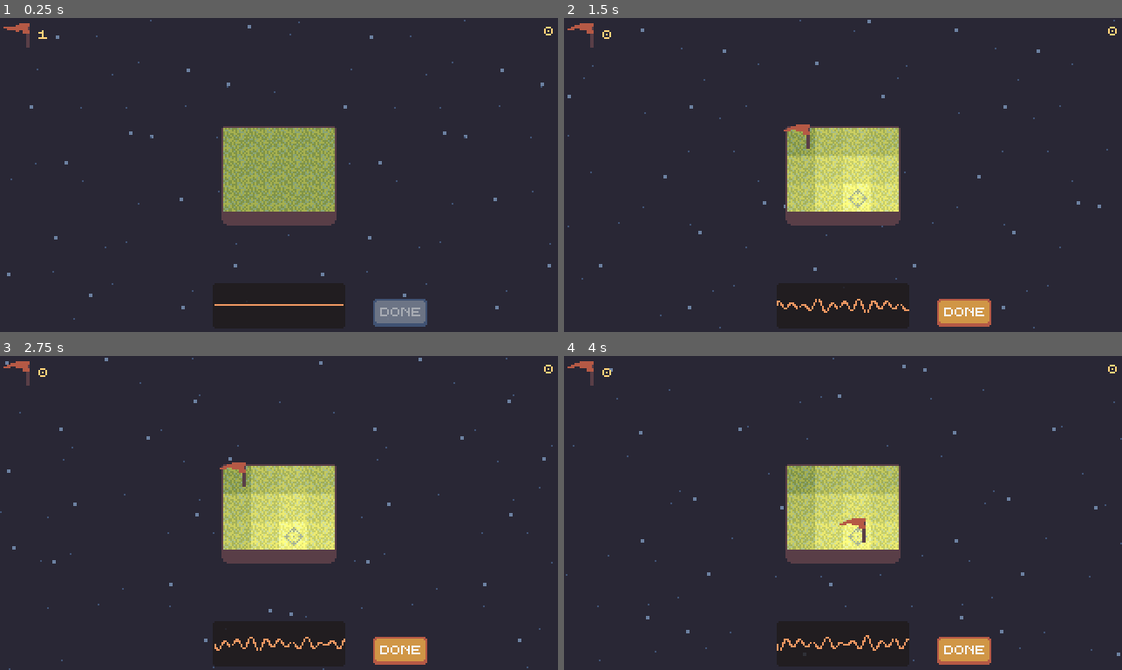
Above: before the commit, frames 1-4 (two rows, left to right).
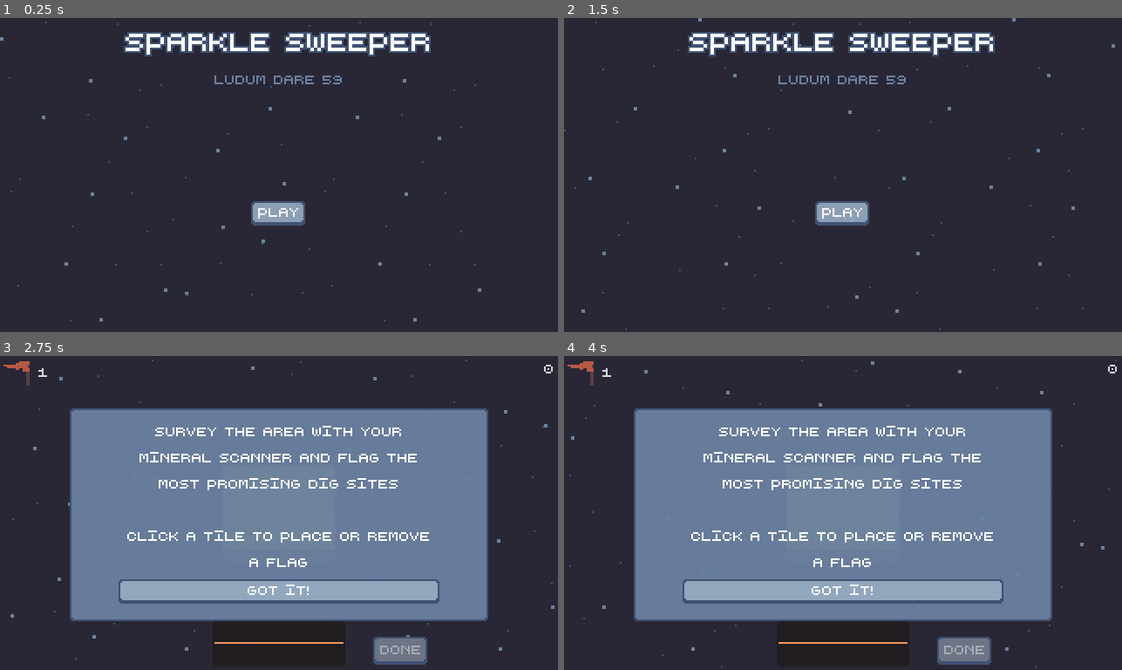
Above: after the commit, the same moments.

Repository: baconsaur/ludum-dare-59
Game: Godot game, scene res://ui/scenes/main_menu.tscn
The game is run twice, just before and just after one commit, with the same random seed, the same clock (stepped at 60 frames per second) and the same inputs. Before the commit the project starts from res://scenes/game.tscn.
Inputs (mouse positions are in pixels of both pictures, inside the frame that each line leads up to):
- Up to frame 1 (0.25 s): no input
- Up to frame 2 (1.5 s): click (798, 140) at 0.5 s, where only the run before the commit has a clickable "2"; click (854, 196) at 1.25 s, where only the run before the commit has a clickable "1"
- Up to frame 3 (2.75 s): click (279, 550) at 2 s, where only the run after the commit has a clickable "Play"
- Up to frame 4 (4 s): click "2" at 2.75 s; click "1" at 3.5 s

The runs differ from the first frame. In frame 1, 11% of the frame differs, in the area x 0-100%, y 0-99%; in frame 2, 12%; in frame 3, 52%, in the area x 0-100%, y 0-100%; in frame 4, 52%.

Commit message:
Finishing touches?

Diff:
--- a/project.godot
+++ b/project.godot
@@ -10,8 +10,8 @@
 
 [application]
 
-config/name="Ludum Dare 59"
-run/main_scene="uid://dr8bc8vbn4ju"
+config/name="Sparkle Sweeper"
+run/main_scene="uid://cdceaenvnjnfy"
 config/features=PackedStringArray("4.5", "GL Compatibility")
 boot_splash/fullsize=false
 boot_splash/use_filter=false
--- a/scenes/game.tscn
+++ b/scenes/game.tscn
@@ -15,6 +15,7 @@
 [ext_resource type="Texture2D" uid="uid://dk4rr68lc24r" path="res://sprites/flag3.png" id="9_trtic"]
 [ext_resource type="Texture2D" uid="uid://4lcaa6xpead" path="res://sprites/flag4.png" id="10_ir15t"]
 [ext_resource type="Texture2D" uid="uid://bcr83wdlghdoa" path="res://sprites/flag5.png" id="11_ca42v"]
+[ext_resource type="AudioStream" uid="uid://ci232xjop3cin" path="res://sound/bgm.wav" id="16_ca42v"]
 
 [sub_resource type="StyleBoxFlat" id="StyleBoxFlat_u5sy4"]
 content_margin_left = 0.0
@@ -90,6 +91,25 @@
 expand_margin_bottom = 1.0
 anti_aliasing = false
 
+[sub_resource type="StyleBoxFlat" id="StyleBoxFlat_ca42v"]
+content_margin_left = 0.0
+content_margin_top = 0.0
+content_margin_right = 0.0
+content_margin_bottom = 0.0
+bg_color = Color(0.42209998, 0.50525993, 0.63, 0.9372549)
+border_width_left = 1
+border_width_top = 1
+border_width_right = 1
+border_width_bottom = 1
+border_color = Color(0.2509804, 0.32156864, 0.4509804, 1)
+corner_radius_top_left = 3
+corner_radius_top_right = 3
+corner_radius_bottom_right = 3
+corner_radius_bottom_left = 3
+corner_detail = 5
+expand_margin_bottom = 2.0
+anti_aliasing = false
+
 [node name="Game" type="Node2D"]
 script = ExtResource("1_lnu2h")
 
@@ -127,6 +147,7 @@
 [node name="MapContainer" parent="HUD" instance=ExtResource("4_iywne")]
 
 [node name="Scanner" type="MarginContainer" parent="HUD"]
+z_index = 2
 anchors_preset = 7
 anchor_left = 0.5
 anchor_top = 1.0
@@ -139,6 +160,7 @@
 grow_vertical = 0
 size_flags_horizontal = 4
 size_flags_vertical = 8
+mouse_filter = 2
 theme_override_constants/margin_left = 2
 theme_override_constants/margin_top = 2
 theme_override_constants/margin_right = 2
@@ -147,6 +169,7 @@
 [node name="ScanDisplay" type="Panel" parent="HUD/Scanner"]
 clip_contents = true
 layout_mode = 2
+mouse_filter = 2
 theme_override_styles/panel = SubResource("StyleBoxFlat_u5sy4")
 
 [node name="ScanSignals" type="Line2D" parent="HUD/Scanner/ScanDisplay"]
@@ -176,7 +199,7 @@
 autoplay = "wave"
 
 [node name="FlagCount" type="Label" parent="HUD/MarginContainer/Flags"]
-self_modulate = Color(0.99215686, 0.81960785, 0.4745098, 1)
+self_modulate = Color(0.8352941, 0.8392157, 0.85882354, 1)
 layout_mode = 2
 size_flags_horizontal = 4
 theme_override_font_sizes/font_size = 5
@@ -206,6 +229,8 @@
 icon_alignment = 2
 
 [node name="NextLevelPrompt" type="MarginContainer" parent="HUD"]
+visible = false
+z_index = 2
 custom_minimum_size = Vector2(100, 42)
 anchors_preset = 5
 anchor_left = 0.5
@@ -245,6 +270,7 @@
 
 [node name="FailedLevelPrompt" type="MarginContainer" parent="HUD"]
 visible = false
+z_index = 2
 anchors_preset = 5
 anchor_left = 0.5
 anchor_right = 0.5
@@ -280,6 +306,7 @@
 
 [node name="EndGamePrompt" type="CenterContainer" parent="HUD"]
 visible = false
+z_index = 2
 anchors_preset = 8
 anchor_left = 0.5
 anchor_top = 0.5
@@ -297,6 +324,7 @@
 [node name="Panel" type="Panel" parent="HUD/EndGamePrompt"]
 custom_minimum_size = Vector2(240, 120)
 layout_mode = 2
+theme_override_styles/panel = SubResource("StyleBoxFlat_ca42v")
 
 [node name="VBoxContainer" type="VBoxContainer" parent="HUD/EndGamePrompt"]
 layout_mode = 2
@@ -310,6 +338,44 @@
 [node name="EndGame" type="Button" parent="HUD/EndGamePrompt/VBoxContainer"]
 layout_mode = 2
 text = "Play Again"
+
+[node name="StartingPrompt" type="CenterContainer" parent="HUD"]
+z_index = 2
+anchors_preset = 8
+anchor_left = 0.5
+anchor_top = 0.5
+anchor_right = 0.5
+anchor_bottom = 0.5
+offset_left = -120.0
+offset_top = -60.0
+offset_right = 120.0
+offset_bottom = 60.0
+grow_horizontal = 2
+grow_vertical = 2
+mouse_filter = 0
+
+[node name="Panel" type="Panel" parent="HUD/StartingPrompt"]
+custom_minimum_size = Vector2(240, 120)
+layout_mode = 2
+theme_override_styles/panel = SubResource("StyleBoxFlat_ca42v")
+
+[node name="VBoxContainer" type="VBoxContainer" parent="HUD/StartingPrompt"]
+layout_mode = 2
+
+[node name="Instructions" type="Label" parent="HUD/StartingPrompt/VBoxContainer"]
+custom_minimum_size = Vector2(180, 0)
+layout_mode = 2
+theme_override_font_sizes/font_size = 5
+text = "Survey the area with your mineral scanner and flag the most promising dig sites
+
+Click a tile to place or remove a flag"
+horizontal_alignment = 1
+vertical_alignment = 1
+autowrap_mode = 2
+
+[node name="StartGame" type="Button" parent="HUD/StartingPrompt/VBoxContainer"]
+layout_mode = 2
+text = "Got it!"
 
 [node name="Stats" type="MarginContainer" parent="HUD"]
 anchors_preset = 1
@@ -324,7 +390,7 @@
 theme_override_constants/margin_bottom = 2
 
 [node name="Score" type="Label" parent="HUD/Stats"]
-self_modulate = Color(0.99215686, 0.81960785, 0.4745098, 1)
+self_modulate = Color(0.8352941, 0.8392157, 0.85882354, 1)
 layout_mode = 2
 size_flags_horizontal = 8
 theme_override_font_sizes/font_size = 5
@@ -332,7 +398,15 @@
 horizontal_alignment = 2
 vertical_alignment = 1
 
+[node name="AudioStreamPlayer" type="AudioStreamPlayer" parent="."]
+process_mode = 3
+stream = ExtResource("16_ca42v")
+volume_db = -1.0
+autoplay = true
+bus = &"Music"
+
 [connection signal="pressed" from="HUD/LevelEndPrompt/EndLevel" to="." method="_on_end_level_pressed"]
 [connection signal="pressed" from="HUD/NextLevelPrompt/VBoxContainer/Continue" to="." method="_on_continue_pressed"]
 [connection signal="pressed" from="HUD/FailedLevelPrompt/VBoxContainer/Retry" to="." method="_on_retry_pressed"]
 [connection signal="pressed" from="HUD/EndGamePrompt/VBoxContainer/EndGame" to="." method="_on_end_game_pressed"]
+[connection signal="pressed" from="HUD/StartingPrompt/VBoxContainer/StartGame" to="." method="_on_start_game_pressed"]
--- a/scenes/tile.tscn
+++ b/scenes/tile.tscn
@@ -197,7 +197,7 @@
 
 [node name="Flag" type="TextureRect" parent="."]
 visible = false
-z_index = 2
+z_index = 1
 layout_mode = 1
 anchors_preset = 8
 anchor_left = 0.5
--- a/scripts/game_controller.gd
+++ b/scripts/game_controller.gd
@@ -6,6 +6,7 @@
 @onready var map = $HUD/MapContainer/Map
 @onready var scan_line = $HUD/Scanner/ScanDisplay/ScanSignals
 @onready var flag_display = $HUD/MarginContainer/Flags/FlagCount
+@onready var start_prompt = $HUD/StartingPrompt
 @onready var end_level_prompt = $HUD/LevelEndPrompt
 @onready var end_level_button = $HUD/LevelEndPrompt/EndLevel
 @onready var next_level_prompt = $HUD/NextLevelPrompt
@@ -119,3 +120,6 @@
 func _on_retry_pressed() -> void:
 	failed_level_prompt.visible = false
 	SceneManager.transition_before(init_map)
+
+func _on_start_game_pressed() -> void:
+	start_prompt.queue_free()
--- a/ui/scenes/main_menu.tscn
+++ b/ui/scenes/main_menu.tscn
@@ -1,9 +1,37 @@
-[gd_scene load_steps=3 format=3 uid="uid://cdceaenvnjnfy"]
+[gd_scene load_steps=6 format=3 uid="uid://cdceaenvnjnfy"]
 
+[ext_resource type="Texture2D" uid="uid://d4iumsqs62yur" path="res://sprites/background1.png" id="1_p3fdt"]
 [ext_resource type="PackedScene" uid="uid://csjjjbo38bicy" path="res://ui/scenes/menu.tscn" id="1_tfcyl"]
+[ext_resource type="Texture2D" uid="uid://5dr5paq7hcyt" path="res://sprites/background2.png" id="2_0rkqf"]
 [ext_resource type="Script" uid="uid://c5rj1cwd0cm8a" path="res://ui/scripts/main_menu.gd" id="2_pvlg3"]
+[ext_resource type="Script" uid="uid://cbaa5serwuixh" path="res://scripts/background_controller.gd" id="3_4lfiy"]
 
 [node name="MainMenu" type="Node2D"]
+
+[node name="Background" type="Node2D" parent="."]
+
+[node name="Parallax2D" type="Parallax2D" parent="Background"]
+scroll_scale = Vector2(0.1, 0.1)
+repeat_size = Vector2(180, 180)
+autoscroll = Vector2(32, 32)
+repeat_times = 3
+ignore_camera_scroll = true
+
+[node name="Sprite2D" type="Sprite2D" parent="Background/Parallax2D"]
+texture = ExtResource("1_p3fdt")
+
+[node name="Parallax2D2" type="Parallax2D" parent="Background"]
+scroll_scale = Vector2(0.1, 0.1)
+repeat_size = Vector2(180, 180)
+autoscroll = Vector2(20, 20)
+repeat_times = 3
+ignore_camera_scroll = true
+
+[node name="Sprite2D" type="Sprite2D" parent="Background/Parallax2D2"]
+texture = ExtResource("2_0rkqf")
+
+[node name="BackgroundController" type="Node2D" parent="."]
+script = ExtResource("3_4lfiy")
 
 [node name="CanvasLayer" type="CanvasLayer" parent="."]
 
@@ -11,9 +39,19 @@
 script = ExtResource("2_pvlg3")
 
 [node name="Title" parent="CanvasLayer/Menu/Margin/Content" index="0"]
+theme_override_colors/font_outline_color = Color(0.2509804, 0.32156864, 0.4509804, 1)
+theme_override_constants/outline_size = 3
+text = "Sparkle Sweeper"
+
+[node name="Title2" type="Label" parent="CanvasLayer/Menu/Margin/Content" index="1"]
+layout_mode = 2
+size_flags_horizontal = 4
+size_flags_vertical = 0
+theme_override_colors/font_color = Color(0.42352942, 0.5058824, 0.6313726, 1)
+theme_override_font_sizes/font_size = 5
 text = "Ludum Dare 59"
 
-[node name="Actions" type="VBoxContainer" parent="CanvasLayer/Menu/Margin/Content" index="1"]
+[node name="Actions" type="VBoxContainer" parent="CanvasLayer/Menu/Margin/Content" index="2"]
 layout_mode = 2
 size_flags_horizontal = 4
 size_flags_vertical = 6
Not shown: 1 places in scenes/game.tscn that only renumber resources
Not shown, added: sound/bgm.wav.import
Binary file changed: sprites/diamond.png
Binary file changed: sprites/tiles.aseprite
Not shown, added: sound/bgm.wav
